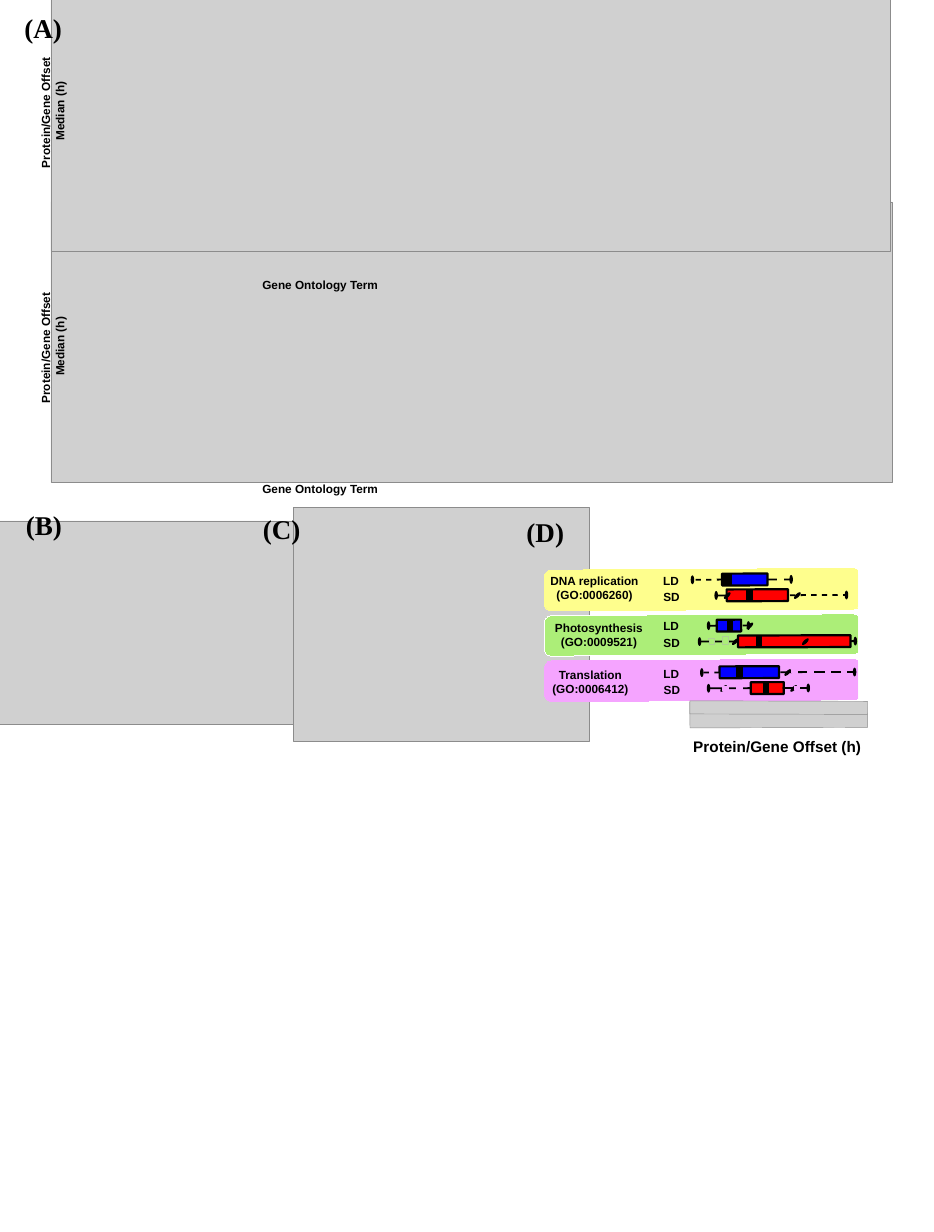
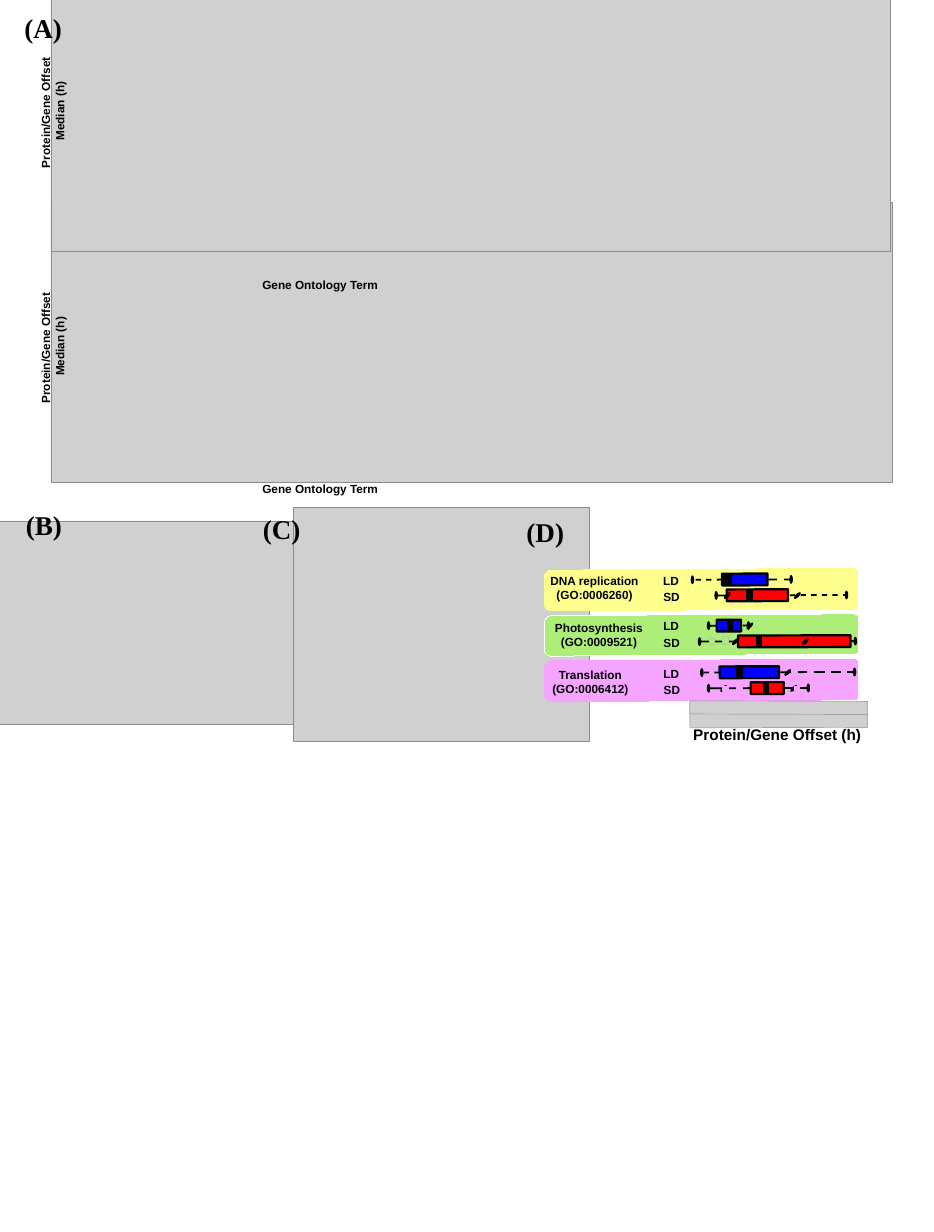
Before and after one commit to ABRomeroLosada/PhD_thesis, a slide deck: slide 3 of Fig_chapter3/fig2/figure4.odp. Drawn at 934x1232 pixels with LibreOffice and Linux fonts; fonts in the diff are those of the drawing; grey boxes stand for pictures. Boxes give left, top, right and bottom in pixels: in the first picture for what was removed or moved away, otherwise in the second. Text is boxed around its words. In the diff, an @@ line names an element or a change of style, - is before the commit and + after.

```diff
--- a/Fig_chapter3/fig2/figure4.odp
+++ b/Fig_chapter3/fig2/figure4.odp
@@ text "Protein/Gene Offset (h)": place and size @@
-text "Protein/Gene Offset (h)" at box(693, 741, 861, 755)
+text "Protein/Gene Offset (h)" at box(693, 729, 861, 743)
```
Also in this commit, not shown: 1 other slide changed, 3 other files.
